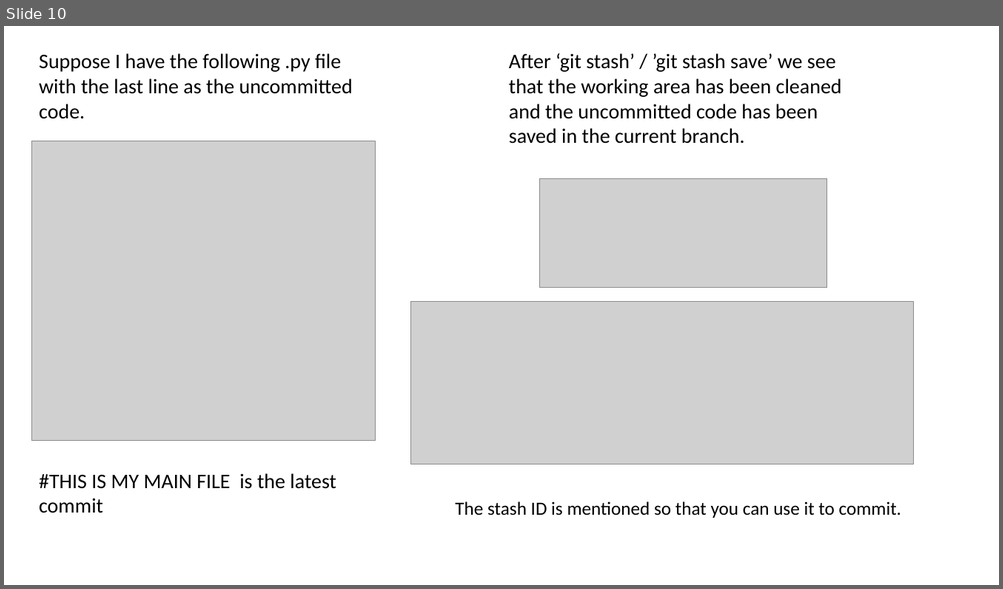
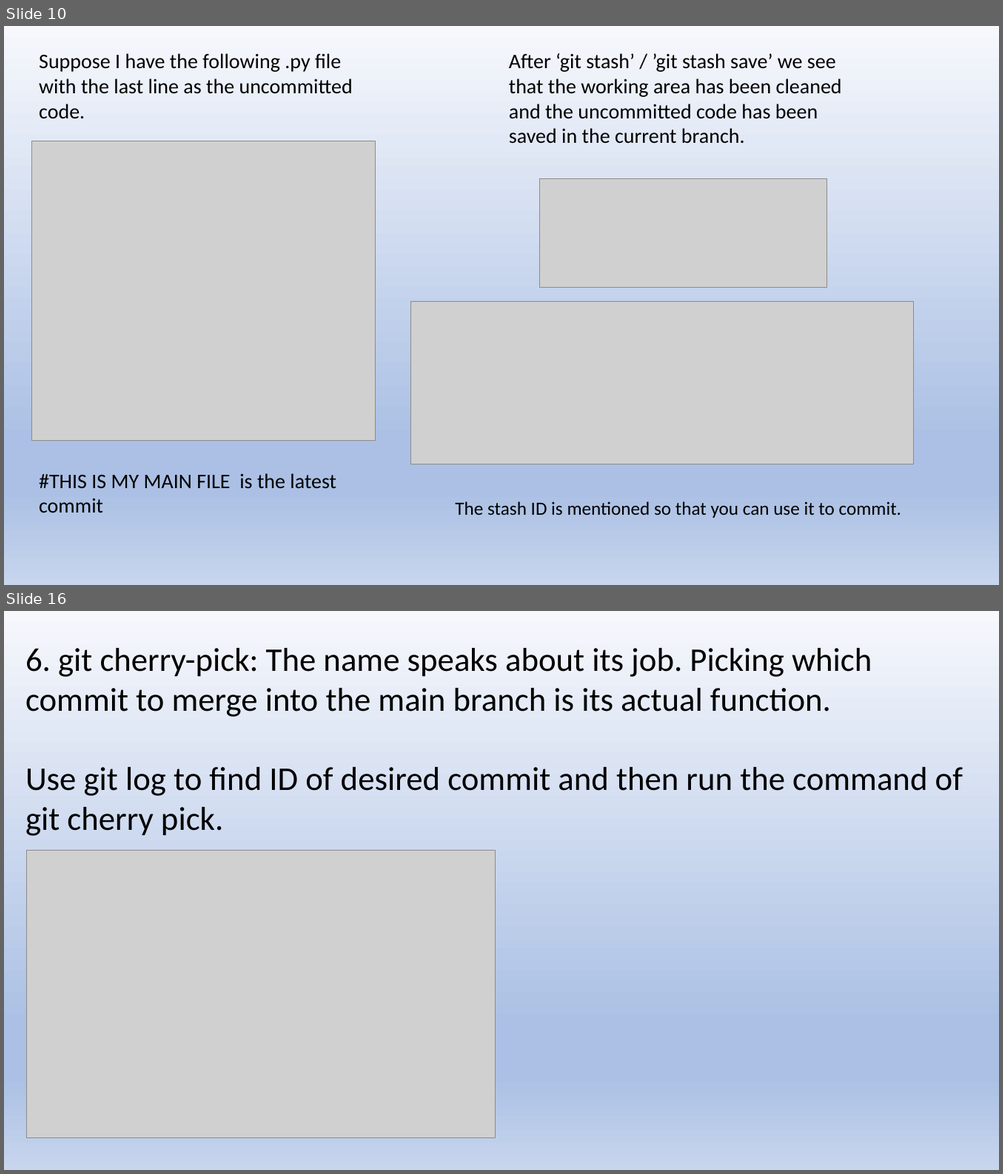
Before and after one commit to 23ME10007/KOSS, a slide deck: koss.pptm. Shown one above the other, each under a label of ours: slide 10 before the commit, slides 10 and 16 after it; the slides between them are not shown. The pictures are 1003x589 and 1003x1174 pixels, drawn with LibreOffice and Linux fonts; fonts in the diff are those of the drawing; grey boxes stand for pictures. Boxes give left, top, right and bottom in pixels: in the first picture for what was removed or moved away, otherwise in the second. Text is boxed around its words. In the diff, an @@ line names an element or a change of style, - is before the commit and + after.

```diff
--- a/koss.pptm
+++ b/koss.pptm
@@ slide 16 added at <box>4,611,999,1170</box>, background gradient #F6F8FC to #ABC0E4 to #C7D5ED @@
@@ text added at <box>25,648,962,836</box>, 32 pt, text #000000 @@
+6. git cherry-pick: The name speaks about its job. Picking which commit to merge into the main branch is its actual function.
+Use git log to find ID of desired commit and then run the command of git cherry pick.
@@ picture added at <box>26,851,495,1139</box> @@
@@ slide 10 changed as well @@
@@ background #FFFFFF to gradient #F6F8FC to #ABC0E4 to #C7D5ED @@
```
Also in this commit, not shown: 10 other slides changed, 6 other slides added.
